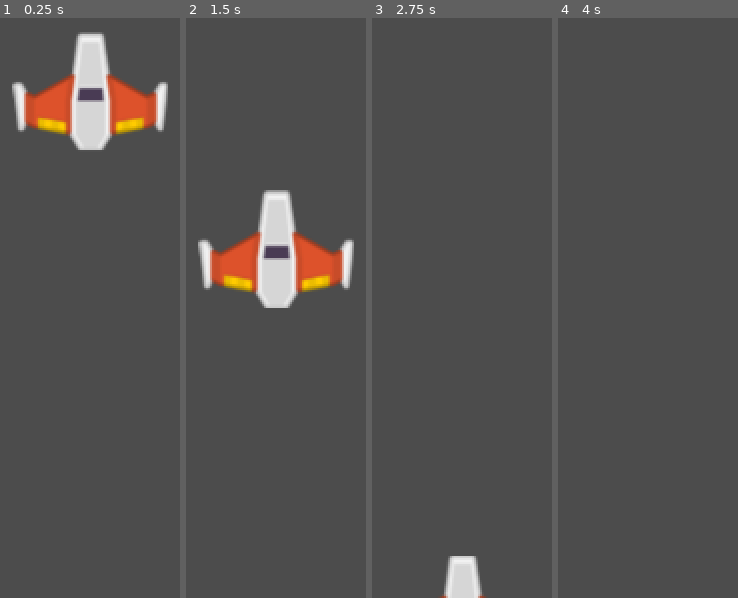
Above: before the commit, frames 1-4 (left to right).
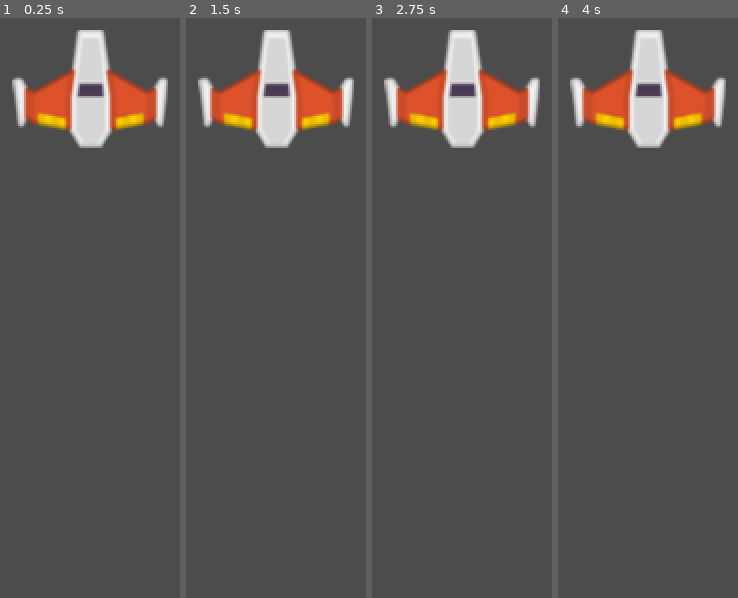
Above: after the commit, the same moments.

Repository: nicow222/MeteoritosGodot
Game: Godot game, scene res://Juego/Niveles/NivelTest.tscn
Same seed, same stepped clock (60 frames per second), same inputs: the game is played once before the commit and once after it.
Inputs:
- Up to frame 1 (0.25 s): no input
- Up to frame 2 (1.5 s): no input
- Up to frame 3 (2.75 s): no input
- Up to frame 4 (4 s): tap Enter at 3.5 s

The runs differ from the first frame. In frame 1, 3.2% of the frame differs, in the area x 6-94%, y 2-23%; in frame 2, 18%, in the area x 6-94%, y 2-50%; in frame 3, 10%; in frame 4, 8.9%.

Commit message:
gravedad 0 , sleep off player

Diff:
--- a/Juego/Niveles/NivelTest.tscn
+++ b/Juego/Niveles/NivelTest.tscn
@@ -6,3 +6,5 @@
 position = Vector2( 515, 273 )
 
 [node name="Player" parent="." instance=ExtResource( 1 )]
+gravity_scale = 0.0
+can_sleep = false
